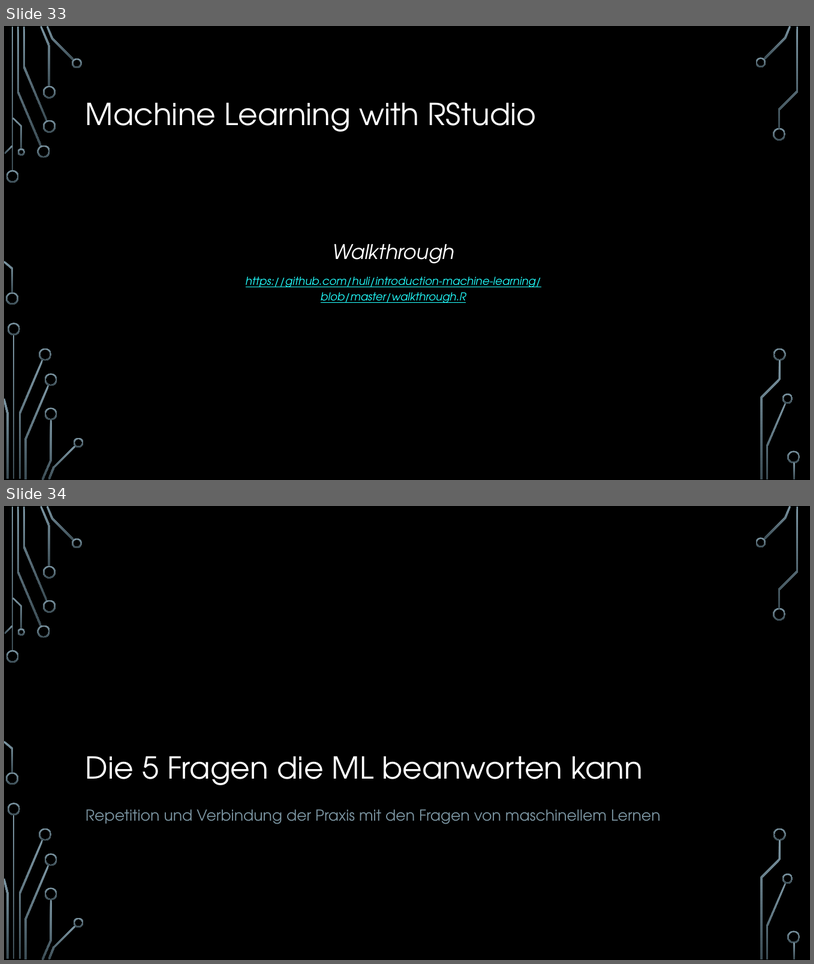
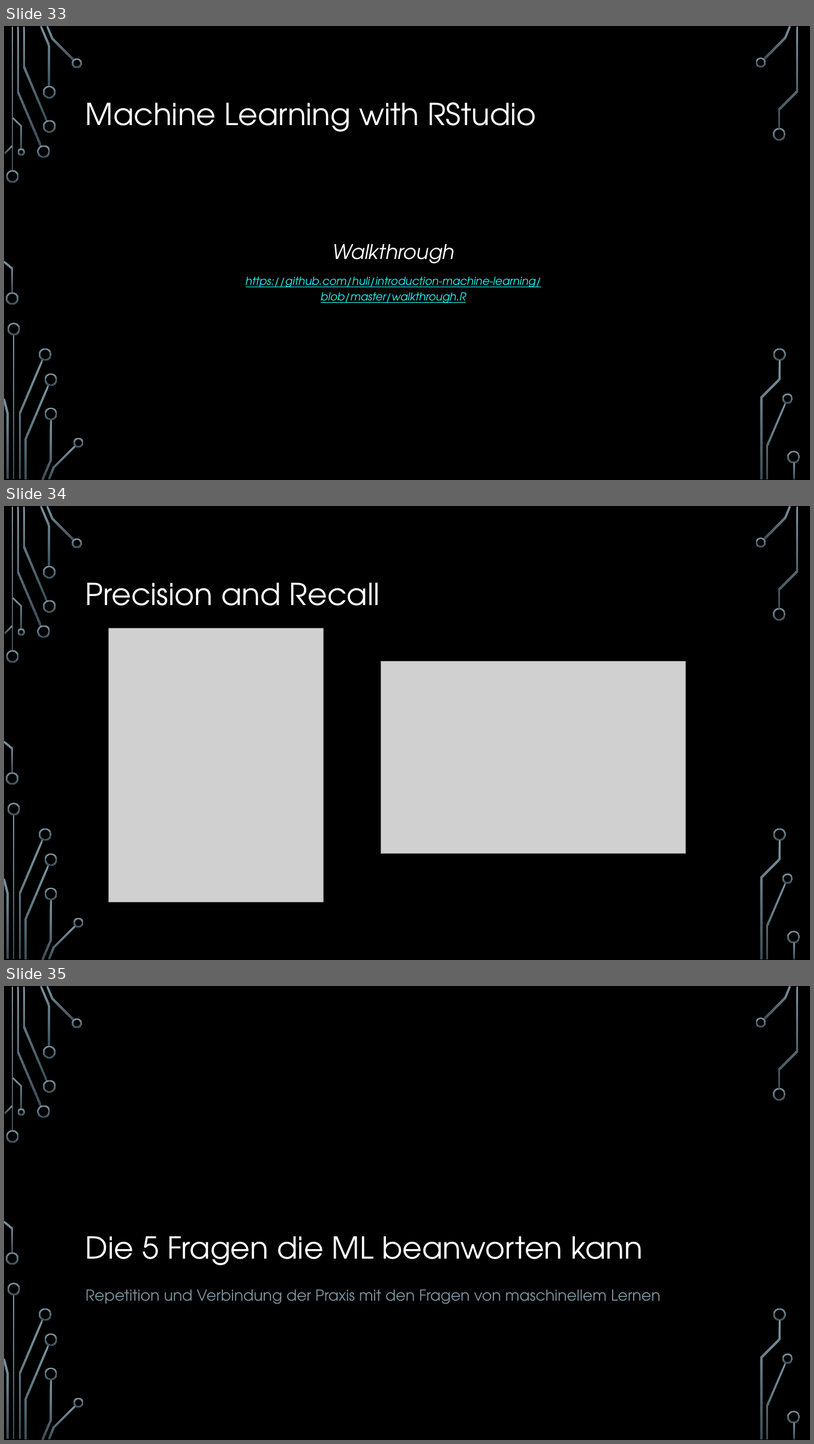
Before and after one commit to hacpro/introduction-machine-learning, a slide deck: presentation.pptx. Shown one above the other, each under a label of ours: slides 33 and 34 before the commit, slides 33, 34 and 35 after it. The pictures are 814x964 and 814x1444 pixels, drawn with LibreOffice and Linux fonts; fonts in the diff are those of the drawing; grey boxes stand for pictures; background and template pictures are left out. Boxes give left, top, right and bottom in pixels: in the first picture for what was removed or moved away, otherwise in the second. Text is boxed around its words. In the diff, an @@ line names an element or a change of style, - is before the commit and + after.

```diff
--- a/presentation.pptx
+++ b/presentation.pptx
@@ slide 34 added at (4, 506, 810, 960), background picture (left out); not listed: 36 template elements that a slide beside it also shows @@
@@ title added at (86, 582, 380, 606), 36 pt, text #FFFFFF @@
+Precision and Recall
@@ picture added at (108, 628, 323, 901) @@
@@ picture added at (381, 661, 686, 854) @@
@@ what was slide 34 is now slide 35 @@
```
Also in this commit, not shown: 2 other files.
